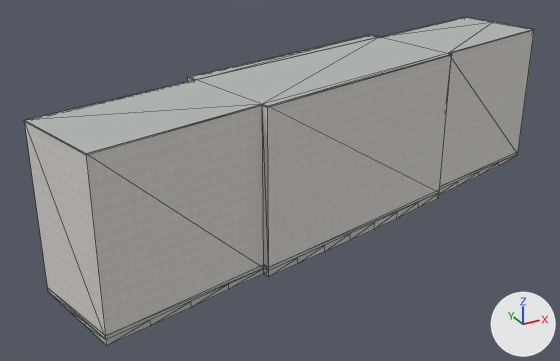
A saved change to the Blender file assets/blender/buildings/osm-way-27580887.blend.
Camera for both pictures: a camera (50 mm lens) standing at (-38.0, -60.2, 34.3) and looking at (-4.6, 0.6, 3.9). Arrows for +X, +Y and +Z are at lower right; the lights stay in place. The picture after the commit comes second. Mesh edges are drawn as thin lines.

In view in the first picture: 'building foundation 27580887', 'reality 27580887 near reality aged pale plaster', 'reality 27580887 near reality concrete plinth', 'reality 27580887 near reality flat weathered roof', 'reality 27580887 near reality pale aluminum sill'.
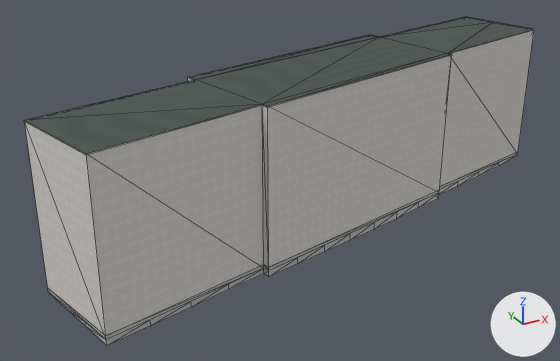
What differs and where, as boxes [x1, y1, x2, y2] in the pictures (560 x 361 px):
'reality 27580887 near reality flat weathered roof', surface changed (darker)
    both: [25, 17, 533, 154]
part 1 of me_reality_27580887_near_reality_pale_aluminum_sill, added
    after: [24, 17, 534, 155]

What changed in the scene script:
```text
Add img_roof_color_png:
    img_roof_color_png = load_image('roof-color.png', '../../../public/models/architecture/textures/roof-color.png', 256, 256, 'sRGB')
Add img_roof_normal_png:
    img_roof_normal_png = load_image('roof-normal.png', '../../../public/models/architecture/textures/roof-normal.png', 256, 256, 'Non-Color')
Change mat_reality_flat_weathered_roof:
    remove # nodes: BsdfPrincipled, OutputMaterial
    remove # colours: grey #b3b7b4
    nodes: BsdfPrincipled, MixRGB, NormalMap, OutputMaterial, TexImage x2
    colours: white #ffffff
    uses the picture img_roof_color_png
    uses the picture img_roof_normal_png
Change me_reality_27580887_near_reality_pale_aluminum_sill:
    used by ob_reality_27580887_near_reality_pale_aluminum_sill; parent = ob_osm_way_27580887; location = (0.0, 0.0, 0.0)
    remove me_reality_27580887_near_reality_pale_aluminum_sill.from_pydata(...)  # 52 vertices, 26 faces; spans x -28.2..28.4, y -11.3..10.6, z 14.9..15.0
    add me_reality_27580887_near_reality_pale_aluminum_sill.from_pydata(...)  # 104 vertices, 52 faces; spans x -28.2..28.4, y -11.3..10.6, z 14.9..15.0
    me_reality_27580887_near_reality_pale_aluminum_sill part 1: 48 vertices added at x -28.2..28.4, y -11.3..10.6, z 15.0
    other edits to the shape of me_reality_27580887_near_reality_pale_aluminum_sill do not show in these pictures
```
